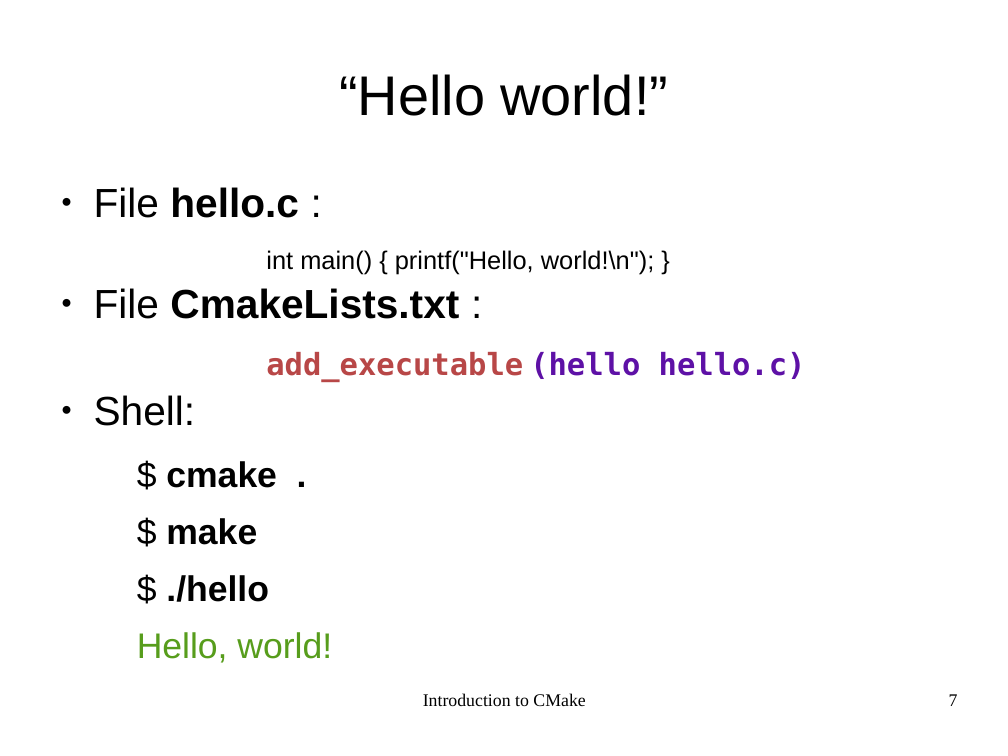
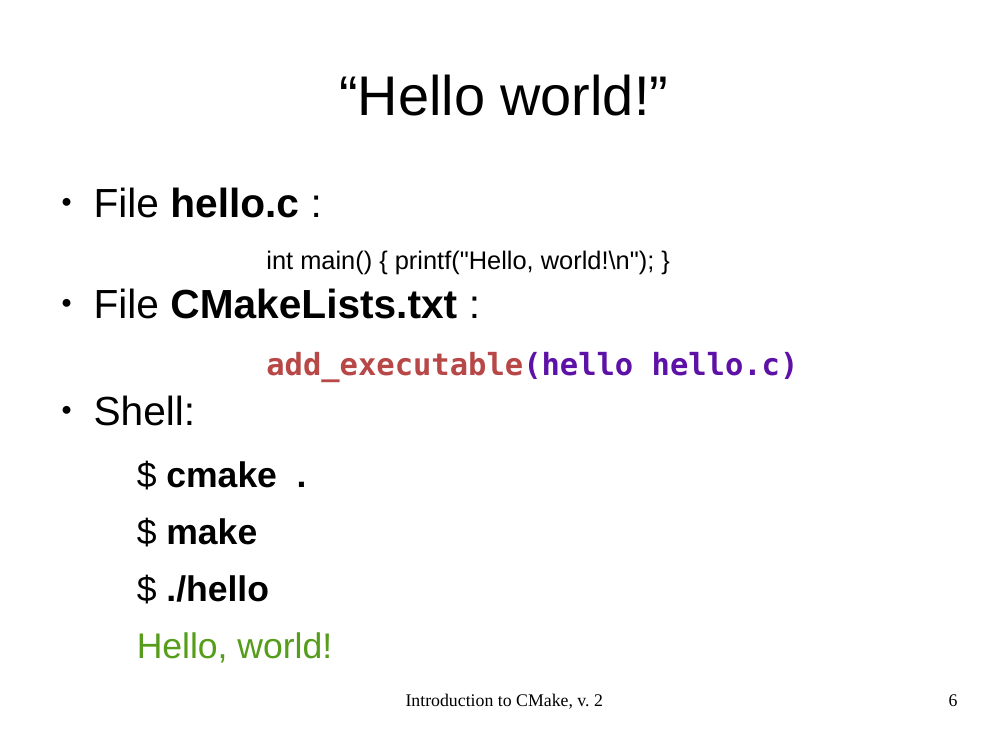
Before and after one commit to shlomif/shlomi-fish-homepage, a slide deck: slide 6 of t2/lecture/CMake/introduction_to_cmake-2.odp (slide 7 before the commit). Drawn at 1008x756 pixels with LibreOffice and Linux fonts; fonts in the diff are those of the drawing. Boxes give left, top, right and bottom in pixels: in the first picture for what was removed or moved away, otherwise in the second. Text is boxed around its words. In the diff, an @@ line names an element or a change of style, - is before the commit and + after.

```diff
--- a/t2/lecture/CMake/introduction_to_cmake-2.odp
+++ b/t2/lecture/CMake/introduction_to_cmake-2.odp
@@ text at box(94, 288, 799, 381): text changed @@
-● File CmakeLists.txt :
-        add_executable (hello hello.c)
+● File CMakeLists.txt :
+        add_executable(hello hello.c)
@@ text at box(406, 693, 603, 709): text changed @@
-Introduction to CMake
+Introduction to CMake, v. 2
@@ page number at box(949, 694, 958, 706): text changed @@
-7
+6
```
Also in this commit, not shown: 21 other slides changed, 1 slide added, 8 slides removed, 2 other files.
